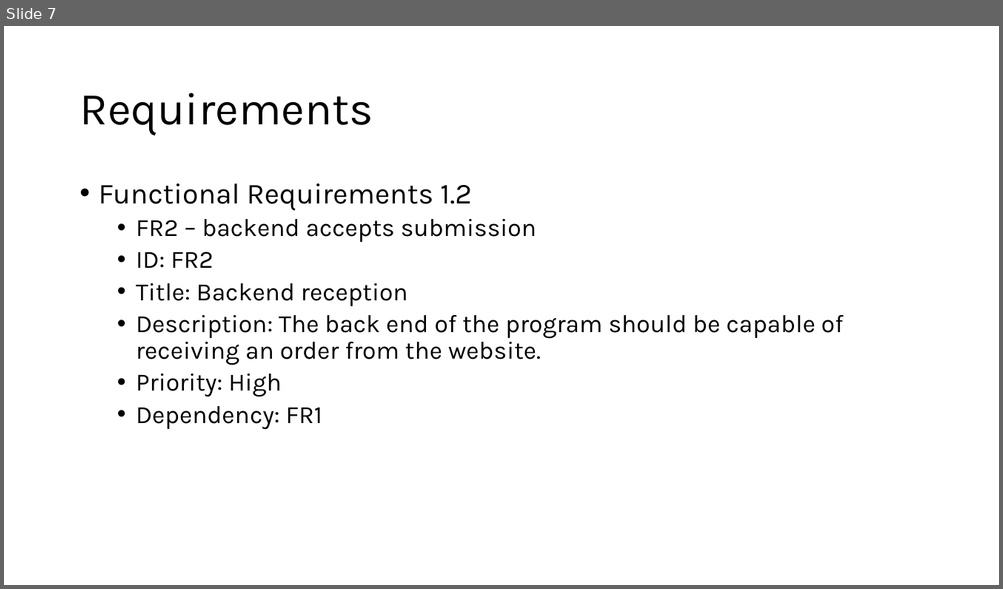
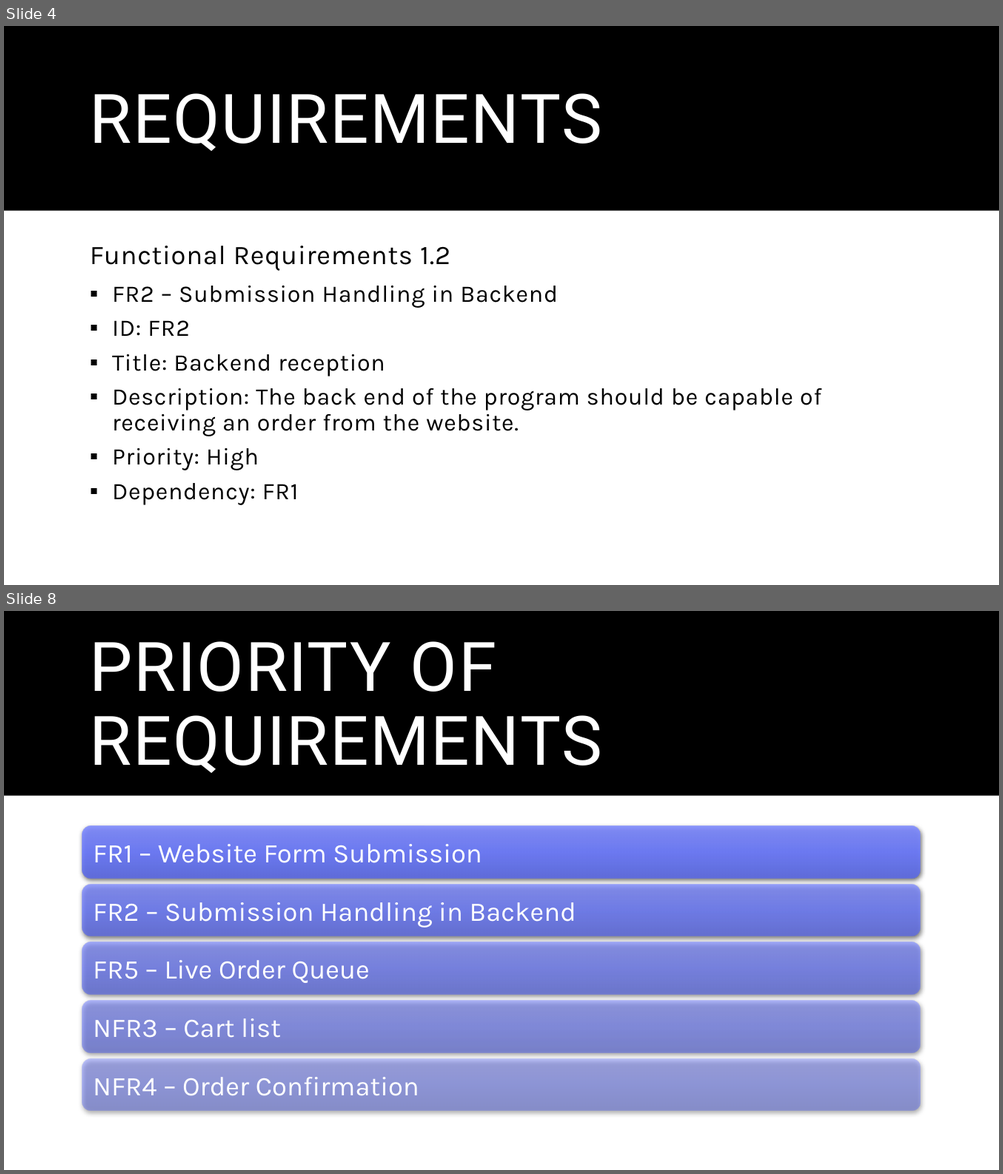
Before and after one commit to SeanStaley21/CSE-350-Team23, a slide deck: homeworks/Homework 1/Homework 1.pptx. Shown one above the other, each under a label of ours: slide 7 before the commit, slides 4 and 8 after it; the slides between them are not shown. The pictures are 1003x589 and 1003x1174 pixels, drawn with LibreOffice and Linux fonts; fonts in the diff are those of the drawing. Boxes give left, top, right and bottom in pixels: in the first picture for what was removed or moved away, otherwise in the second. Text is boxed around its words. In the diff, an @@ line names an element or a change of style, - is before the commit and + after.

```diff
--- a/homeworks/Homework 1/Homework 1.pptx
+++ b/homeworks/Homework 1/Homework 1.pptx
@@ slide 8 added at bbox=[4, 611, 999, 1170], background #FFFFFF; not listed: 1 template element that a slide beside it also shows @@
@@ title added at bbox=[90, 641, 602, 773], 66 pt, text #FFFFFF @@
+PRIORITY OF REQUIREMENTS
@@ group added at bbox=[82, 826, 920, 1112]: 5 rounded rectangles, 5 texts @@
+FR1 – Website Form Submission
+FR2 – Submission Handling in Backend
+FR5 – Live Order Queue
+NFR3 – Cart list
+NFR4 – Order Confirmation
@@ what was slide 7 is now slide 4 @@
@@ slide 4 changed as well @@
@@ rectangle added at bbox=[4, 26, 999, 211], fill #000000 @@
@@ title at bbox=[90, 93, 602, 151]: text changed; size 44 to 66 pt; font Karla to Roboto; text colour #000000 to #FFFFFF @@
-Requirements
+REQUIREMENTS
@@ text "Functional Requirements 1.2": place and size @@
-text "Functional Requirements 1.2" at bbox=[99, 184, 843, 430]
+text "Functional Requirements 1.2" at bbox=[90, 246, 821, 506]
@@ text at bbox=[90, 246, 821, 506]: size 28 to 26 pt in "Functional Requirements 1.2"; letter spacing 0 to 0.5 pt in "Functional Requirements 1.2", "ID: FR2", "Title: Backend reception", "Description: The back end of the program ..." and 2 more places; size 24 to 23 pt in "ID: FR2", "Title: Backend reception", "Description: The back end of the program ...", "Priority: High" and 1 more places; bullet • to none; line spacing 0.9 to 0.91; more space between paragraphs; bullet • to ▪ @@
@@ text at bbox=[112, 286, 558, 308]: text changed; size 24 to 23 pt @@
-  • FR2 – backend accepts submission
+  ▪ FR2 – Submission Handling in Backend
```
Also in this commit, not shown: 5 other slides changed, 4 other slides added, 5 slides removed, 1 other file.
